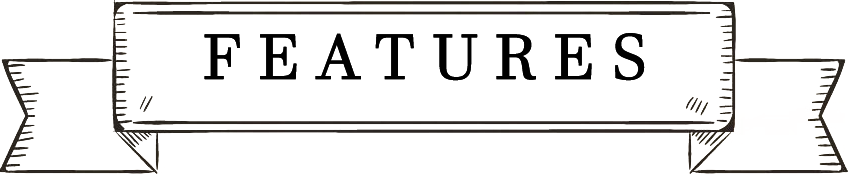
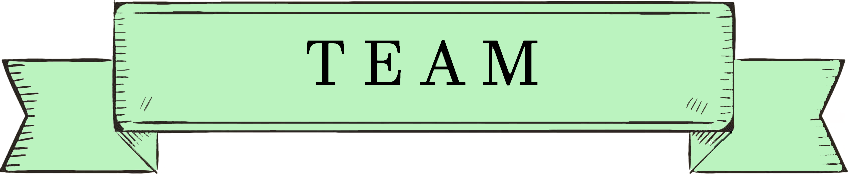
Comparing the layer stacks of the two 850×175 images. Changes:
hid "Capa 1" over [5, 3, 842, 172]
added layer "Capa 2" above "TEAM" over [5, 3, 842, 172]
renamed "features" to "TEAM", painted on it over [204, 33, 645, 86]
